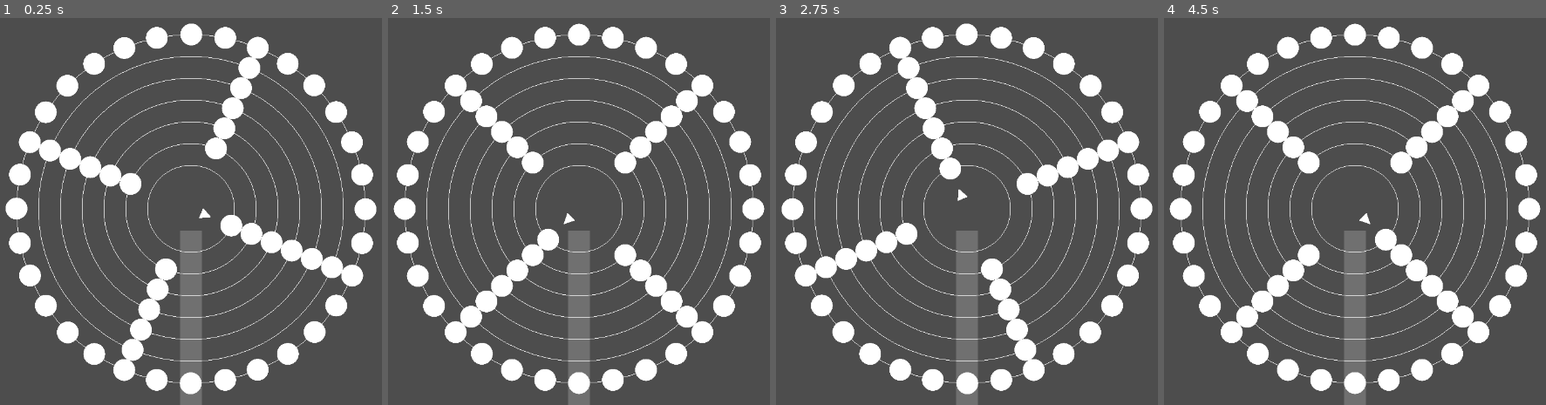
Above: before the commit, frames 1-4 (left to right).
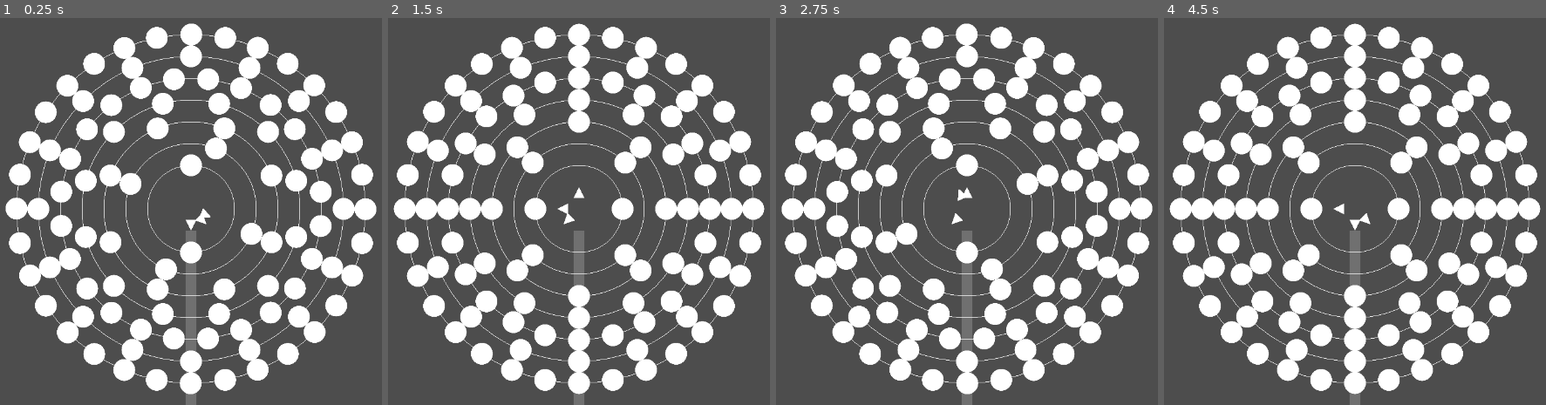
Above: after the commit, the same moments.

Repository: kamikoloss/syzygy
Game: Godot game, scene res://scenes/main.tscn
Two runs of this game, one before a commit and one after it. Both use one fixed random seed, a clock stepped at 60 frames per second and the inputs below.
Inputs:
- Up to frame 1 (0.25 s): no input
- Up to frame 2 (1.5 s): no input
- Up to frame 3 (2.75 s): no input
- Up to frame 4 (4.5 s): no input

The runs differ from the first frame. In frame 1, 15% of the frame differs, in the area x 7-93%, y 6-100%; in frame 2, 15%; in frame 3, 15%; in frame 4, 15%.

Commit message:
create scenes: ChipSensor, ChipHolder

Diff:
--- /dev/null
+++ b/scenes/chip_holder.gd
@@ -0,0 +1,2 @@
+class_name ChipHolder
+extends Control
--- /dev/null
+++ b/scenes/chip_holder.tscn
@@ -0,0 +1,27 @@
+[gd_scene load_steps=4 format=3 uid="uid://bt7jq7m0wseur"]
+
+[ext_resource type="Script" uid="uid://ccu8p5jkn0u7t" path="res://scenes/chip_holder.gd" id="1_byowi"]
+[ext_resource type="Texture2D" uid="uid://byjint8y6mjij" path="res://textures/base_circle.svg" id="1_fpy3y"]
+
+[sub_resource type="CircleShape2D" id="CircleShape2D_0wfyh"]
+radius = 5.0
+
+[node name="ChipHolder" type="Control"]
+layout_mode = 3
+anchors_preset = 0
+script = ExtResource("1_byowi")
+
+[node name="TextureRect" type="TextureRect" parent="."]
+self_modulate = Color(1, 1, 1, 0.8)
+layout_mode = 0
+offset_left = -5.0
+offset_top = -5.0
+offset_right = 5.0
+offset_bottom = 5.0
+texture = ExtResource("1_fpy3y")
+expand_mode = 1
+
+[node name="Area2D" type="Area2D" parent="."]
+
+[node name="CollisionShape2D" type="CollisionShape2D" parent="Area2D"]
+shape = SubResource("CircleShape2D_0wfyh")
--- /dev/null
+++ b/scenes/chip_sensor.gd
@@ -0,0 +1,2 @@
+class_name ChipSensor
+extends Control
--- /dev/null
+++ b/scenes/chip_sensor.tscn
@@ -0,0 +1,29 @@
+[gd_scene load_steps=3 format=3 uid="uid://bk5qrvbech16c"]
+
+[ext_resource type="Script" uid="uid://dbk0bm7tqcw7y" path="res://scenes/chip_sensor.gd" id="1_mj21l"]
+
+[sub_resource type="RectangleShape2D" id="RectangleShape2D_0wfyh"]
+
+[node name="ChipSensor" type="Control"]
+layout_mode = 3
+anchors_preset = 0
+offset_left = 640.0
+offset_top = 360.0
+offset_right = 640.0
+offset_bottom = 360.0
+script = ExtResource("1_mj21l")
+
+[node name="ColorRect" type="ColorRect" parent="."]
+layout_mode = 0
+offset_left = -10.0
+offset_top = 40.0
+offset_right = 10.0
+offset_bottom = 360.0
+color = Color(1, 1, 1, 0.2)
+
+[node name="Area2D" type="Area2D" parent="."]
+position = Vector2(-40, 200)
+scale = Vector2(2, 16)
+
+[node name="CollisionShape2D" type="CollisionShape2D" parent="Area2D"]
+shape = SubResource("RectangleShape2D_0wfyh")
--- a/scenes/main.tscn
+++ b/scenes/main.tscn
@@ -1,7 +1,10 @@
-[gd_scene load_steps=3 format=3 uid="uid://caq0pmp5bi7ex"]
+[gd_scene load_steps=6 format=3 uid="uid://caq0pmp5bi7ex"]
 
 [ext_resource type="Script" uid="uid://csbdcm6axbrhq" path="res://scenes/main.gd" id="1_ig7tw"]
 [ext_resource type="PackedScene" uid="uid://dfmcx4p165aea" path="res://scenes/rail.tscn" id="2_0xm2m"]
+[ext_resource type="PackedScene" uid="uid://bk5qrvbech16c" path="res://scenes/chip_sensor.tscn" id="3_sugp2"]
+[ext_resource type="PackedScene" uid="uid://b185sasx51q0n" path="res://scenes/chip.tscn" id="4_jyhfs"]
+[ext_resource type="PackedScene" uid="uid://bt7jq7m0wseur" path="res://scenes/chip_holder.tscn" id="4_tbgi4"]
 
 [node name="Main" type="Control"]
 layout_mode = 3
@@ -15,8 +18,7 @@
 offset_right = 640.0
 offset_bottom = 360.0
 circle_radius = 80.0
-rotate_speed = 0.25
-holder_count = 1
+holder_count = 2
 
 [node name="Rail120" parent="." instance=ExtResource("2_0xm2m")]
 layout_mode = 0
@@ -35,6 +37,7 @@
 offset_bottom = 360.0
 circle_radius = 160.0
 rotate_speed = 0.25
+holder_count = 8
 
 [node name="Rail200" parent="." instance=ExtResource("2_0xm2m")]
 layout_mode = 0
@@ -43,7 +46,8 @@
 offset_right = 640.0
 offset_bottom = 360.0
 circle_radius = 200.0
-rotate_speed = 0.25
+rotate_speed = 0.5
+holder_count = 12
 
 [node name="Rail240" parent="." instance=ExtResource("2_0xm2m")]
 layout_mode = 0
@@ -53,6 +57,7 @@
 offset_bottom = 360.0
 circle_radius = 240.0
 rotate_speed = 0.25
+holder_count = 24
 
 [node name="Rail280" parent="." instance=ExtResource("2_0xm2m")]
 layout_mode = 0
@@ -61,7 +66,8 @@
 offset_right = 640.0
 offset_bottom = 360.0
 circle_radius = 280.0
-rotate_speed = 0.25
+rotate_speed = 0.5
+holder_count = 16
 
 [node name="Rail320" parent="." instance=ExtResource("2_0xm2m")]
 offset_left = 640.0
@@ -71,17 +77,14 @@
 rotate_speed = 0.25
 holder_count = 32
 
-[node name="Sensor" type="Control" parent="."]
-anchors_preset = 0
+[node name="ChipSensor" parent="." instance=ExtResource("3_sugp2")]
+
+[node name="Chip" parent="." instance=ExtResource("4_jyhfs")]
+visible = false
 offset_left = 640.0
 offset_top = 360.0
 offset_right = 640.0
 offset_bottom = 360.0
 
-[node name="ColorRect" type="ColorRect" parent="Sensor"]
-layout_mode = 0
-offset_left = -20.0
-offset_top = 40.0
-offset_right = 20.0
-offset_bottom = 360.0
-color = Color(1, 1, 1, 0.2)
+[node name="ChipHolder" parent="." instance=ExtResource("4_tbgi4")]
+visible = false
Not shown, added: scenes/chip_holder.gd.uid
Not shown, added: scenes/chip_sensor.gd.uid
